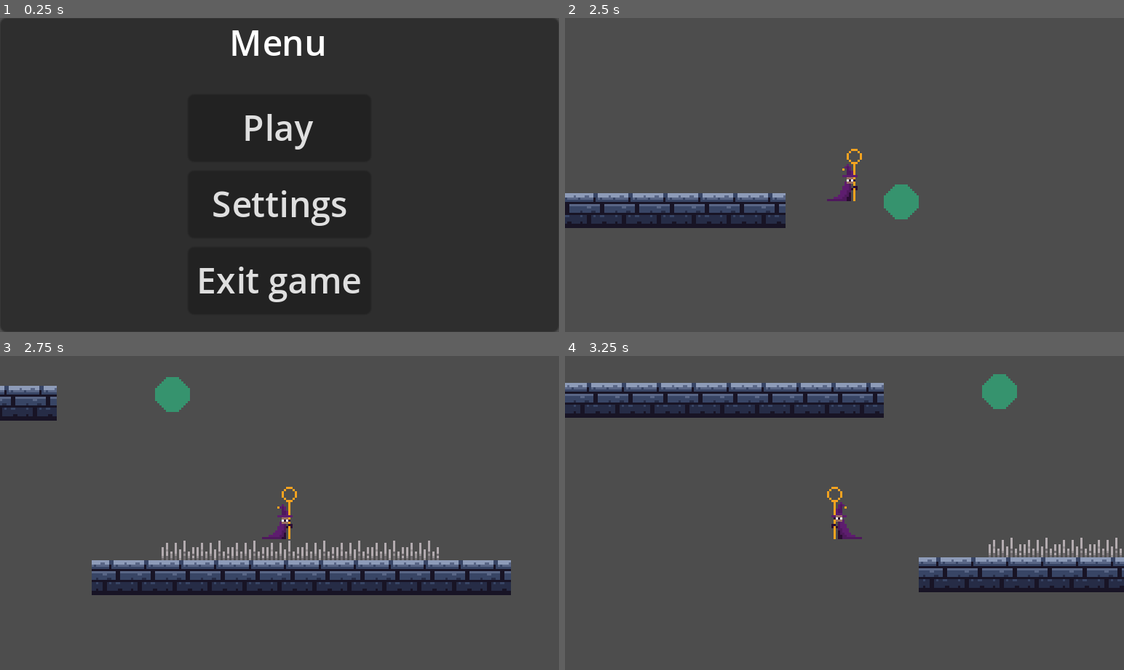
Above: before the commit, frames 1-4 (two rows, left to right).
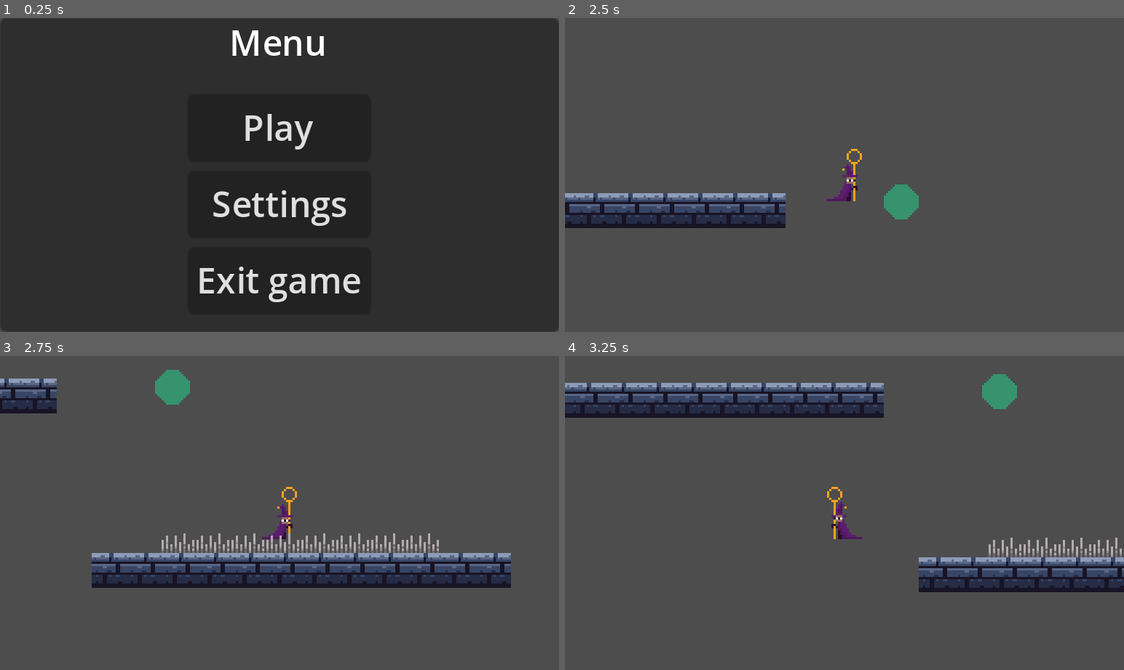
Above: after the commit, the same moments.

Repository: Orama-Interactive/Bubble-Wizard
Game: Godot game, scene res://src/Menu/menu.tscn
The game is run twice, just before and just after one commit, with the same random seed, the same clock (stepped at 60 frames per second) and the same inputs.
Inputs (mouse positions are in pixels of both pictures, inside the frame that each line leads up to):
- Up to frame 1 (0.25 s): no input
- Up to frame 2 (2.5 s): click "Play" at 0.5 s; tap Enter at 1.25 s; move the mouse to (967, 159) at 1.27 s; hold Space (jump) 1.28-2.03 s; hold D (right) from 1.28 s (still down); click (967, 159) at 1.42 s; move the mouse to (732, 190) at 2.02 s; tap Q (charge_bubble) at 2.1 s; tap Space (jump) at 2.27, 2.3 s
- Up to frame 3 (2.75 s): keep holding D (right); tap Space (jump) at 2.57 s
- Up to frame 4 (3.25 s): move the mouse to (900, 443) at 2.77 s; release D (right) at 2.78 s; hold A (left) from 2.78 s (still down); hold Ctrl (ctrl) from 2.78 s (still down); tap Space (jump) at 3.05 s

Frames 1-2 are identical in both runs. In frame 3, 10% of the frame differs, in the area x 0-92%, y 4-77%; in frame 4, nothing differs.

Commit message:
Attempt to improve jumping, use Timer nodes for more control over coyote time & jump buffering

Diff:
--- a/src/player.gd
+++ b/src/player.gd
@@ -4,7 +4,7 @@
 @export_category("Jumping and Gravity")
 @export var jump_velocity := -100.0
 @export var coyote_seconds := 0.2
-@export var jump_buffer := 0.2
+@export var jump_buffer := 0.05
 ## The strength at which your character will be pulled to the ground.
 @export_range(0, 20) var gravity_scale := 2.0
 ## Your player will move this amount faster when falling providing a less floaty jump curve.
@@ -32,12 +32,16 @@
 @onready var animated_sprite_2d: AnimatedSprite2D = $AnimatedSprite2D
 @onready var bubble_timer: Timer = $BubbleTimer
 @onready var charge_bubble_timer: Timer = $ChargeBubbleTimer
+@onready var coyote_timer: Timer = $CoyoteTimer
+@onready var jump_buffer_timer: Timer = $JumpBufferTimer
 
 
 func _ready() -> void:
 	animated_sprite_2d.play(&"idle")
 	bubble_timer.wait_time = bubble_duration
 	charge_bubble_timer.wait_time = bubble_charge_time
+	coyote_timer.wait_time = coyote_seconds
+	jump_buffer_timer.wait_time = jump_buffer
 
 
 func _physics_process(delta: float) -> void:
@@ -52,8 +56,8 @@
 	if is_on_floor():
 		can_jump = true
 	else:
-		if can_jump:
-			_coyote_time()
+		if can_jump and coyote_timer.is_stopped():
+			coyote_timer.start()
 		var gravity := get_gravity() * delta * gravity_scale
 		if velocity.y > 0:
 			gravity *= descending_gravity_factor
@@ -103,25 +107,18 @@
 
 
 func _handle_jump() -> bool:
-	if Input.is_action_pressed(&"jump"):
+	if Input.is_action_pressed(&"jump") and jump_buffer_timer.is_stopped():
 		jump_pressed = true
-		_jump_buffer()
+		jump_buffer_timer.start()
 	if velocity.y < 0 and Input.is_action_just_released(&"jump"):
 		jump_pressed = false
+		can_jump = false
+		coyote_timer.stop()
+		jump_buffer_timer.stop()
 	if jump_pressed and can_jump:
 		velocity.y = jump_velocity
 		return true
 	return false
-
-
-func _coyote_time() -> void:
-	await get_tree().create_timer(coyote_seconds).timeout
-	can_jump = false
-
-
-func _jump_buffer() -> void:
-	await get_tree().create_timer(jump_buffer).timeout
-	jump_pressed = false
 
 
 func _handle_death() -> void:
@@ -161,3 +158,11 @@
 	if "ExtendBubbleDurationItem" in area.name and bubble_form:
 		bubble_timer.start()
 		area.queue_free()
+
+
+func _on_coyote_timer_timeout() -> void:
+	can_jump = false
+
+
+func _on_jump_buffer_timer_timeout() -> void:
+	jump_pressed = false
--- a/src/player.tscn
+++ b/src/player.tscn
@@ -65,7 +65,7 @@
 [node name="AnimatedSprite2D" type="AnimatedSprite2D" parent="."]
 sprite_frames = SubResource("SpriteFrames_3hjps")
 animation = &"idle"
-frame_progress = 0.337235
+frame_progress = 0.283163
 
 [node name="BubbleArea2D" type="Area2D" parent="."]
 collision_mask = 2
@@ -97,8 +97,16 @@
 [node name="ChargeBubbleTimer" type="Timer" parent="."]
 one_shot = true
 
+[node name="CoyoteTimer" type="Timer" parent="."]
+one_shot = true
+
+[node name="JumpBufferTimer" type="Timer" parent="."]
+one_shot = true
+
 [connection signal="body_entered" from="BubbleArea2D" to="." method="_on_bubble_area_2d_body_entered"]
 [connection signal="body_entered" from="SpikeArea2D" to="." method="_on_spike_area_2d_body_entered"]
 [connection signal="area_shape_entered" from="PowerupArea2D" to="." method="_on_powerup_area_2d_area_shape_entered"]
 [connection signal="timeout" from="BubbleTimer" to="." method="_on_bubble_timer_timeout"]
 [connection signal="timeout" from="ChargeBubbleTimer" to="." method="_on_charge_bubble_timer_timeout"]
+[connection signal="timeout" from="CoyoteTimer" to="." method="_on_coyote_timer_timeout"]
+[connection signal="timeout" from="JumpBufferTimer" to="." method="_on_jump_buffer_timer_timeout"]
